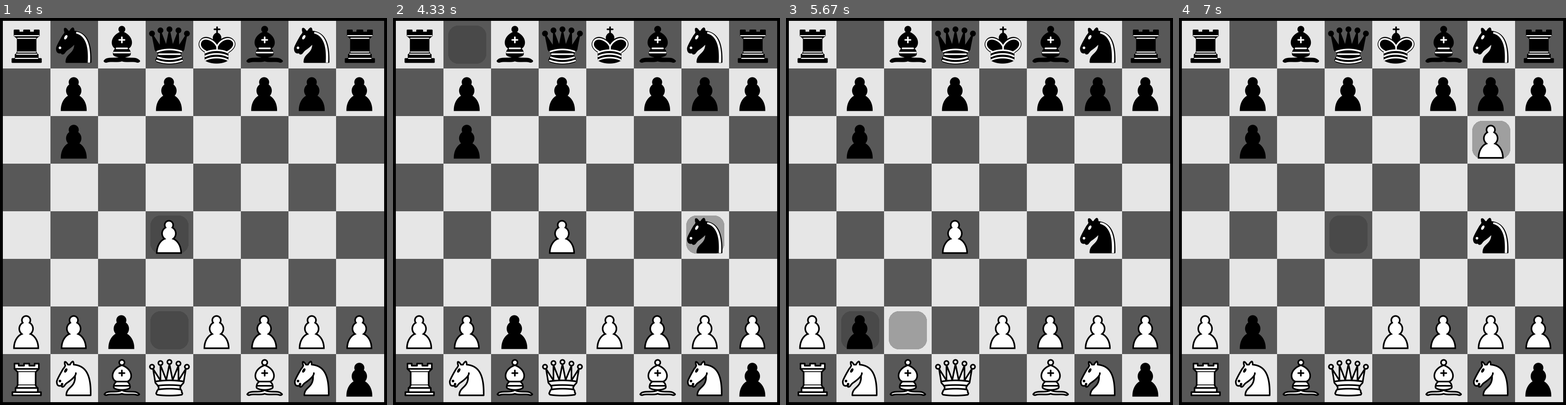
Above: before the commit, frames 1-4 (left to right).
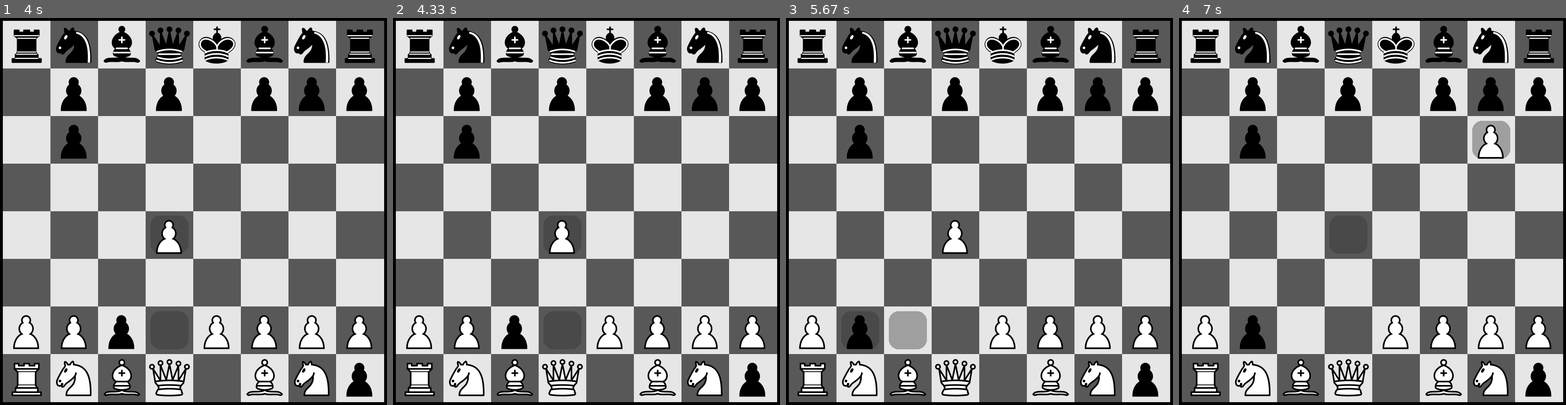
Above: after the commit, the same moments.

Repository: quick0831/chess-pygame
Game: pygame game, started from main.py
Same seed, same stepped clock (60 frames per second), same inputs: the game is played once before the commit and once after it.
Inputs (mouse positions are in pixels of both pictures, inside the frame that each line leads up to):
- Up to frame 1 (4 s): press the mouse at (216, 377) at 0.37 s; move the mouse to (143, 265) at 0.47 s; release the mouse at (73, 153) at 0.6 s; press the mouse at (216, 91) at 0.7 s; move the mouse to (139, 107) at 0.8 s; release the mouse at (61, 118) at 0.93 s; press the mouse at (119, 91) at 1.03 s; move the mouse to (232, 226) at 1.13 s; release the mouse at (340, 358) at 1.27 s; press the mouse at (27, 91) at 1.37 s; move the mouse to (65, 215) at 1.47 s; release the mouse at (108, 339) at 1.6 s; press the mouse at (170, 331) at 3.2 s; move the mouse to (162, 288) at 3.3 s; release the mouse at (158, 250) at 3.43 s
- Up to frame 2 (4.33 s): press the mouse at (466, 45) at 4.03 s; move the mouse to (578, 145) at 4.13 s; release the mouse at (690, 246) at 4.27 s
- Up to frame 3 (5.67 s): press the mouse at (905, 331) at 5.37 s; move the mouse to (878, 323) at 5.47 s; release the mouse at (851, 315) at 5.6 s
- Up to frame 4 (7 s): press the mouse at (1349, 234) at 6.7 s; move the mouse to (1418, 196) at 6.8 s; release the mouse at (1488, 161) at 6.93 s

Frame 1 is identical in both runs. In frame 2, 1.5% of the frame differs, in the area x 14-86%, y 2-61%; in frame 3, 1.2%; in frame 4, 1.2%.

Commit message:
add Knight logic

Diff:
--- a/main.py
+++ b/main.py
@@ -93,7 +93,7 @@
     return True
 
 def move_valid_knight(x1, y1, x2, y2):
-    return True
+    return (abs(x1-x2), abs(y1-y2)) in ((1,2),(2,1))
 
 def move_valid_bishop(x1, y1, x2, y2):
     if x1 - x2 == y1 - y2: # Top-Left to Bottom-Right Diagonal
